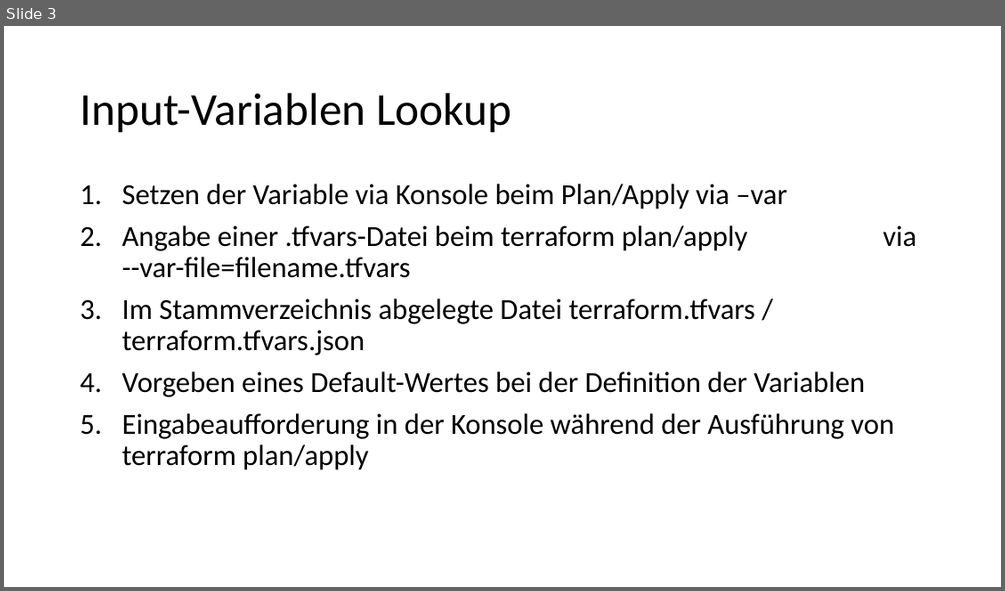
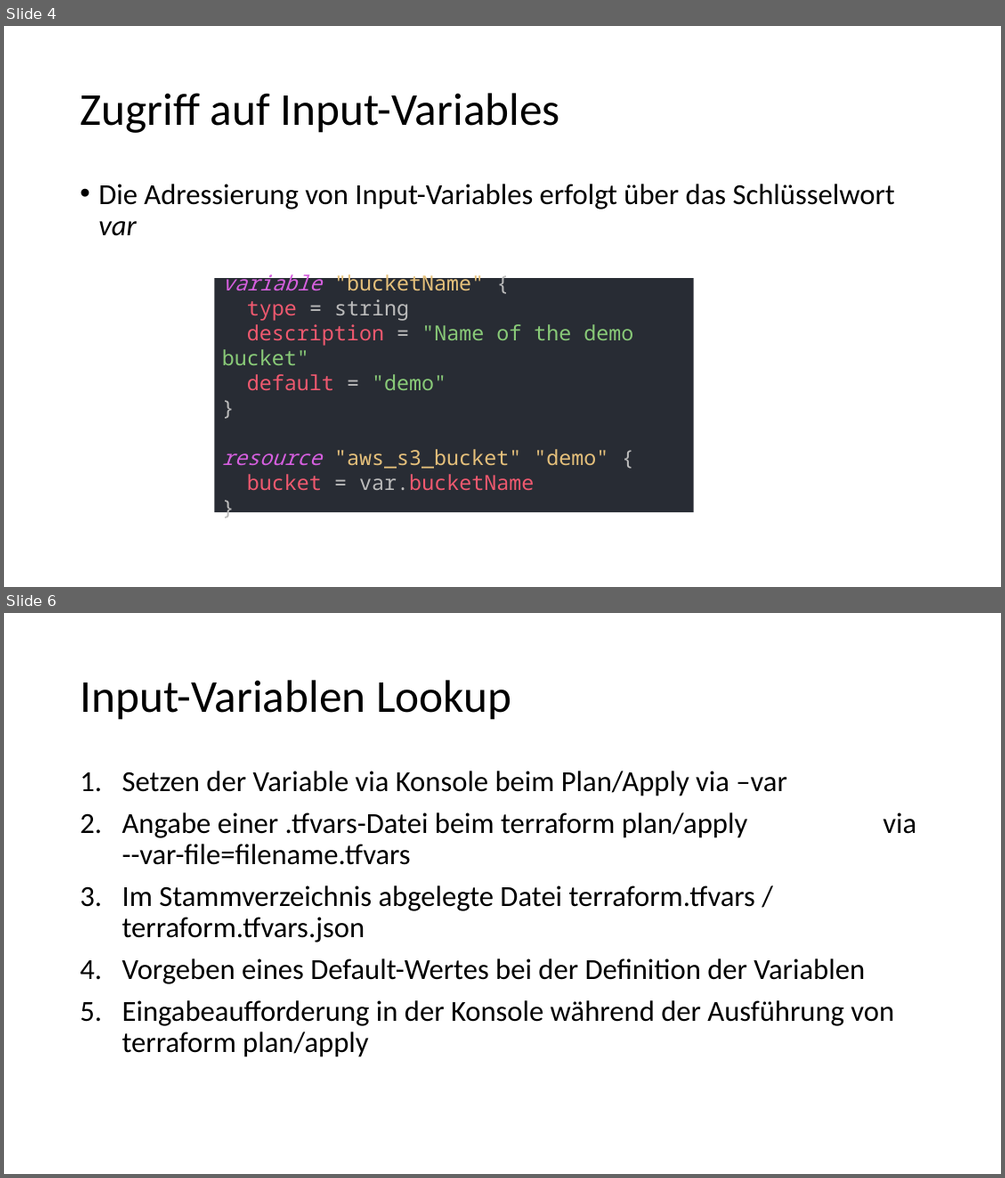
Before and after one commit to djakielski/terraform-schulung, a slide deck: Modul_4_Variables/Variables.pptx. Shown one above the other, each under a label of ours: slide 3 before the commit, slides 4 and 6 after it; the slides between them are not shown. The pictures are 1005x591 and 1005x1178 pixels, drawn with LibreOffice and Linux fonts; fonts in the diff are those of the drawing. Boxes give left, top, right and bottom in pixels: in the first picture for what was removed or moved away, otherwise in the second. Text is boxed around its words. In the diff, an @@ line names an element or a change of style, - is before the commit and + after.

Commit message:
Added/updated descriptions, added slide vor sensitive values

```diff
--- a/Modul_4_Variables/Variables.pptx
+++ b/Modul_4_Variables/Variables.pptx
@@ slide 4 added at box(4, 26, 1001, 587), background #FFFFFF @@
@@ title added at box(80, 93, 559, 133), 44 pt, text #000000 @@
+Zugriff auf Input-Variables
@@ text added at box(98, 184, 895, 236), 28 pt, text #000000 @@
+• Die Adressierung von Input-Variables erfolgt über das Schlüsselwort var
@@ rectangle added at box(214, 278, 694, 512), fill #282C34, 20 pt, text #EF596F @@
+variable "bucketName" {
+type = string
+description = "Name of the demo bucket"
+default = "demo"
+}
+resource "aws_s3_bucket" "demo" {
+bucket = var.bucketName
+}
@@ what was slide 3 is now slide 6 @@
```
Also in this commit, not shown: 4 slides changed, 3 other slides added.
